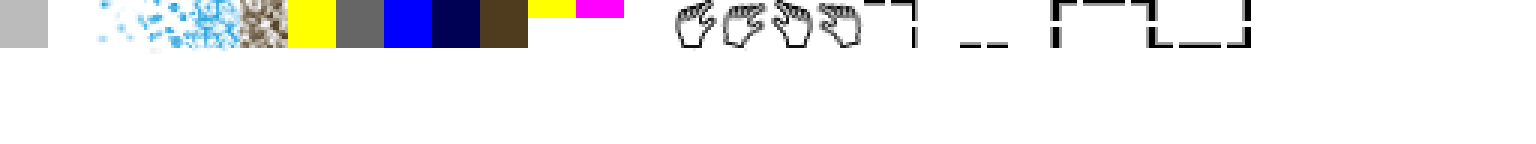
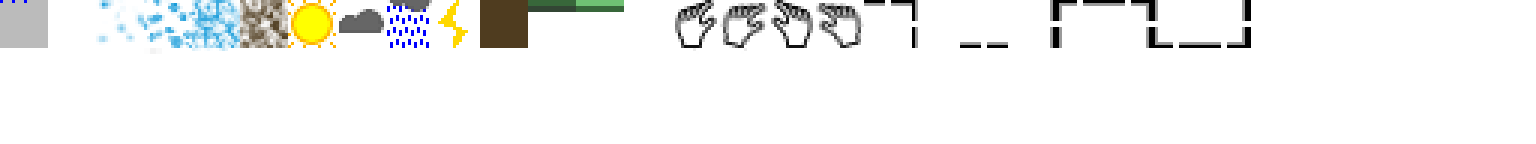
Comparing the layer stacks of the two (1536, 144) images. Changes:
painted on "Foreground" over [left=0, top=0, right=624, bottom=48]
